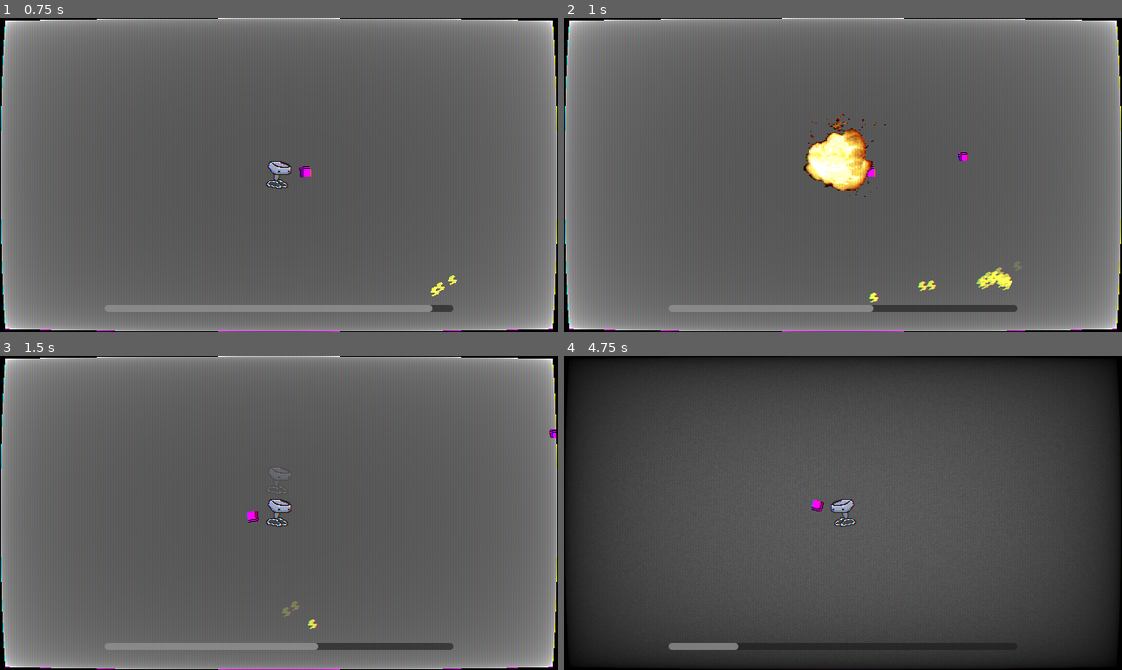
Above: before the commit, frames 1-4 (two rows, left to right).
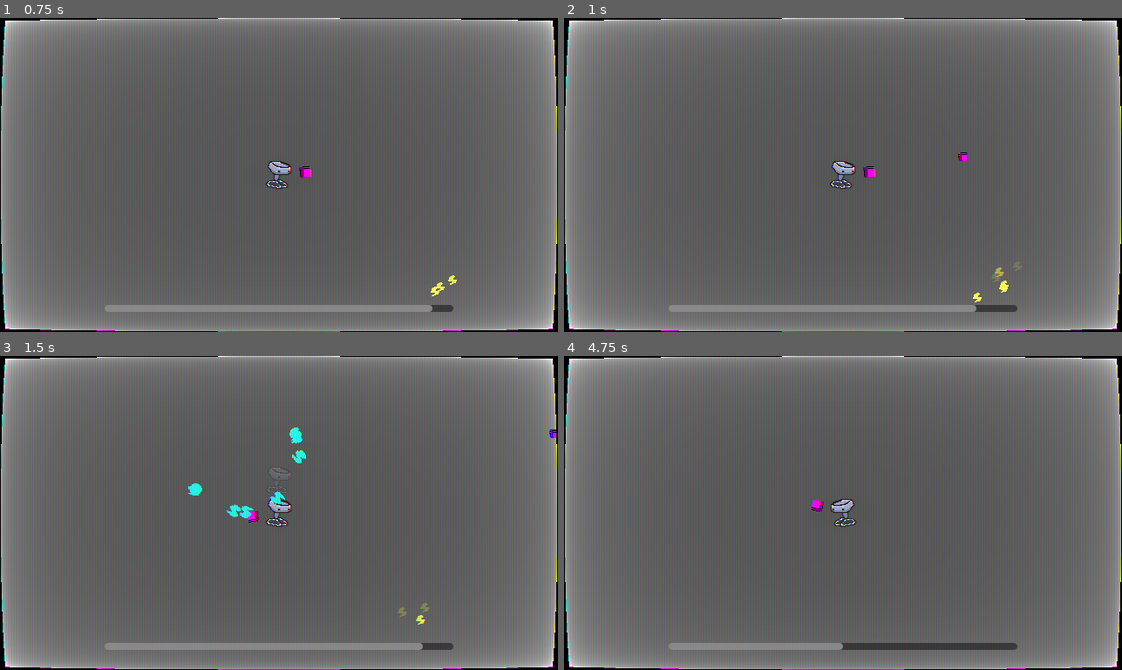
Above: after the commit, the same moments.

Repository: kinghos/GMTK-Game-Jam-2026
Game: Godot game, scene res://scenes/level/level.tscn
Two runs of this game, one before a commit and one after it. Both use one fixed random seed, a clock stepped at 60 frames per second and the inputs below.
Inputs (mouse positions are in pixels of both pictures, inside the frame that each line leads up to):
- Up to frame 1 (0.75 s): move the mouse to (401, 159) at 0.52 s; press the mouse at (401, 159) at 0.53 s; hold D (Right) from 0.53 s (still down)
- Up to frame 2 (1 s): keep holding D (Right)
- Up to frame 3 (1.5 s): move the mouse to (167, 528) at 1.27 s; release D (Right) at 1.28 s; release the mouse at (167, 528) at 1.28 s; hold S (Down) from 1.28 s (still down); tap Shift (Sprint) at 1.35 s
- Up to frame 4 (4.75 s): tap Enter at 2 s; move the mouse to (898, 443) at 2.02 s; release S (Down) at 2.03 s; press the mouse at (898, 443) at 2.03 s; hold D (Right) 2.03-2.78 s; move the mouse to (815, 575) at 2.77 s; release the mouse at (815, 575) at 2.78 s; hold W (Up) 2.78-3.53 s; tap Shift (Sprint) at 2.85, 4.35 s; tap Space at 3.5 s; move the mouse to (1010, 560) at 3.52 s; press the mouse at (1010, 560) at 3.53 s; hold A (Left) from 3.53 s (still down); move the mouse to (675, 465) at 4.27 s; release the mouse at (675, 465) at 4.28 s

Frame 1 is identical in both runs. In frame 2, 2.6% of the frame differs, in the area x 42-81%, y 30-94%; in frame 3, 1.1%; in frame 4, 53%, in the area x 0-100%, y 0-100%.

Commit message:
base enemy bounce damage

Diff:
--- a/scenes/enemies/base_enemy.gd
+++ b/scenes/enemies/base_enemy.gd
@@ -3,9 +3,9 @@
 
 @onready var animation_player: AnimationPlayer = $AnimationPlayer
 @onready var sprite_2d: AnimatedSprite2D = $Sprite2D
-const ENERGY_DROP = preload("uid://hsjp7wxc6x1v")
+const ENERGY_DROP = preload("res://scenes/misc/energy_drop.tscn")
 @onready var cpu_particles_2d: CPUParticles2D = $CPUParticles2D
-
+@onready var hitbox: Area2D = $Hitbox
 
 var enemy_type
 var dead = false
@@ -13,19 +13,35 @@
 @export var damage = 0
 @export var speed = 0
 
-func attack_player():
+var knockback_velocity = 0.0
+var attack_cooldown = 0.0
+var knockback_time = 0.0
+
+func move_towards_player():
 	if Globals.player:
 		velocity = global_position.direction_to(Globals.player.global_position) * speed
 		sprite_2d.flip_h = velocity.x > 0
-		move_and_slide()
+
+func _physics_process(delta: float) -> void:
+	if Globals.game_over or dead:
+		return
+
+	if attack_cooldown > 0:
+		attack_cooldown -= delta
+
+	if knockback_time > 0:
+		knockback_time -= delta
+		velocity = knockback_velocity
+	else:
+		move_towards_player()
+
+	move_and_slide()
 
 func _process(delta: float) -> void:
-	if not Globals.game_over and not dead:
-		attack_player()
 	if hp == 0 and not dead:
-		death()
+		die()
 
-func death():
+func die():
 		animation_player.play("death")
 		dead = true
 		await animation_player.animation_finished
@@ -35,6 +51,17 @@
 		await cpu_particles_2d.finished
 		queue_free()
 
-
 func take_damage(bullet_damage):
 	hp = move_toward(hp, 0, bullet_damage)
+
+
+func _on_hitbox_body_entered(body: Node2D) -> void:
+	if body != Globals.player:
+		return
+	if attack_cooldown > 0:
+		return
+
+	body.use_charge(damage)
+	attack_cooldown = 0.5
+	knockback_time = 0.2
+	knockback_velocity = body.global_position.direction_to(global_position) * 200
--- a/scenes/enemies/base_enemy.tscn
+++ b/scenes/enemies/base_enemy.tscn
@@ -124,3 +124,10 @@
 
 [node name="AnimationPlayer" type="AnimationPlayer" parent="." unique_id=1278964329]
 libraries/ = SubResource("AnimationLibrary_ylyo2")
+
+[node name="Hitbox" type="Area2D" parent="." unique_id=737481144]
+collision_layer = 2
+
+[node name="CollisionShape2D" type="CollisionShape2D" parent="Hitbox" unique_id=841296864]
+
+[connection signal="body_entered" from="Hitbox" to="." method="_on_hitbox_body_entered"]
--- a/scenes/enemies/fodder.tscn
+++ b/scenes/enemies/fodder.tscn
@@ -4,97 +4,56 @@
 [ext_resource type="Script" uid="uid://c8y8ny6agevnm" path="res://scenes/enemies/fodder.gd" id="2_cll0f"]
 [ext_resource type="Texture2D" uid="uid://b76lr6jve3whm" path="res://assets/sprites/lightbulb.png" id="3_fimud"]
 
-[sub_resource type="AtlasTexture" id="AtlasTexture_jraaw"]
+[sub_resource type="AtlasTexture" id="AtlasTexture_fimud"]
 atlas = ExtResource("3_fimud")
 region = Rect2(0, 0, 32, 32)
 
-[sub_resource type="AtlasTexture" id="AtlasTexture_56uar"]
+[sub_resource type="AtlasTexture" id="AtlasTexture_jraaw"]
 atlas = ExtResource("3_fimud")
 region = Rect2(32, 0, 32, 32)
 
-[sub_resource type="AtlasTexture" id="AtlasTexture_4fww3"]
+[sub_resource type="AtlasTexture" id="AtlasTexture_56uar"]
 atlas = ExtResource("3_fimud")
 region = Rect2(64, 0, 32, 32)
 
-[sub_resource type="AtlasTexture" id="AtlasTexture_7hpp2"]
+[sub_resource type="AtlasTexture" id="AtlasTexture_4fww3"]
 atlas = ExtResource("3_fimud")
 region = Rect2(96, 0, 32, 32)
 
-[sub_resource type="AtlasTexture" id="AtlasTexture_sxnhe"]
+[sub_resource type="AtlasTexture" id="AtlasTexture_7hpp2"]
 atlas = ExtResource("3_fimud")
 region = Rect2(128, 0, 32, 32)
 
-[sub_resource type="AtlasTexture" id="AtlasTexture_iugps"]
+[sub_resource type="AtlasTexture" id="AtlasTexture_sxnhe"]
 atlas = ExtResource("3_fimud")
 region = Rect2(160, 0, 32, 32)
 
-[sub_resource type="AtlasTexture" id="AtlasTexture_dpbp0"]
+[sub_resource type="AtlasTexture" id="AtlasTexture_iugps"]
 atlas = ExtResource("3_fimud")
 region = Rect2(192, 0, 32, 32)
 
-[sub_resource type="AtlasTexture" id="AtlasTexture_c75dc"]
+[sub_resource type="AtlasTexture" id="AtlasTexture_dpbp0"]
 atlas = ExtResource("3_fimud")
 region = Rect2(224, 0, 32, 32)
 
-[sub_resource type="AtlasTexture" id="AtlasTexture_ujro3"]
+[sub_resource type="AtlasTexture" id="AtlasTexture_c75dc"]
 atlas = ExtResource("3_fimud")
 region = Rect2(256, 0, 32, 32)
 
-[sub_resource type="AtlasTexture" id="AtlasTexture_ay7wb"]
+[sub_resource type="AtlasTexture" id="AtlasTexture_ujro3"]
 atlas = ExtResource("3_fimud")
 region = Rect2(288, 0, 32, 32)
 
-[sub_resource type="AtlasTexture" id="AtlasTexture_00kcx"]
-atlas = ExtResource("3_fimud")
-region = Rect2(320, 0, 32, 32)
-
-[sub_resource type="AtlasTexture" id="AtlasTexture_bufv7"]
-atlas = ExtResource("3_fimud")
-region = Rect2(0, 0, 32, 32)
-
-[sub_resource type="AtlasTexture" id="AtlasTexture_3we6s"]
-atlas = ExtResource("3_fimud")
-region = Rect2(32, 0, 32, 32)
-
-[sub_resource type="AtlasTexture" id="AtlasTexture_2m0in"]
-atlas = ExtResource("3_fimud")
-region = Rect2(64, 0, 32, 32)
-
-[sub_resource type="AtlasTexture" id="AtlasTexture_e1q08"]
-atlas = ExtResource("3_fimud")
-region = Rect2(96, 0, 32, 32)
-
-[sub_resource type="AtlasTexture" id="AtlasTexture_8dbjp"]
-atlas = ExtResource("3_fimud")
-region = Rect2(128, 0, 32, 32)
-
-[sub_resource type="AtlasTexture" id="AtlasTexture_lt27w"]
-atlas = ExtResource("3_fimud")
-region = Rect2(160, 0, 32, 32)
-
-[sub_resource type="AtlasTexture" id="AtlasTexture_5terp"]
-atlas = ExtResource("3_fimud")
-region = Rect2(192, 0, 32, 32)
-
-[sub_resource type="AtlasTexture" id="AtlasTexture_dmf7i"]
-atlas = ExtResource("3_fimud")
-region = Rect2(224, 0, 32, 32)
-
-[sub_resource type="AtlasTexture" id="AtlasTexture_c8lp5"]
-atlas = ExtResource("3_fimud")
-region = Rect2(256, 0, 32, 32)
-
-[sub_resource type="AtlasTexture" id="AtlasTexture_pahg8"]
-atlas = ExtResource("3_fimud")
-region = Rect2(288, 0, 32, 32)
-
-[sub_resource type="AtlasTexture" id="AtlasTexture_petua"]
+[sub_resource type="AtlasTexture" id="AtlasTexture_ay7wb"]
 atlas = ExtResource("3_fimud")
 region = Rect2(320, 0, 32, 32)
 
 [sub_resource type="SpriteFrames" id="SpriteFrames_qf3h2"]
 animations = [{
 "frames": [{
+"duration": 1.0,
+"texture": SubResource("AtlasTexture_fimud")
+}, {
 "duration": 1.0,
 "texture": SubResource("AtlasTexture_jraaw")
 }, {
@@ -124,47 +83,14 @@
 }, {
 "duration": 1.0,
 "texture": SubResource("AtlasTexture_ay7wb")
-}, {
-"duration": 1.0,
-"texture": SubResource("AtlasTexture_00kcx")
-}, {
-"duration": 1.0,
-"texture": SubResource("AtlasTexture_bufv7")
-}, {
-"duration": 1.0,
-"texture": SubResource("AtlasTexture_3we6s")
-}, {
-"duration": 1.0,
-"texture": SubResource("AtlasTexture_2m0in")
-}, {
-"duration": 1.0,
-"texture": SubResource("AtlasTexture_e1q08")
-}, {
-"duration": 1.0,
-"texture": SubResource("AtlasTexture_8dbjp")
-}, {
-"duration": 1.0,
-"texture": SubResource("AtlasTexture_lt27w")
-}, {
-"duration": 1.0,
-"texture": SubResource("AtlasTexture_5terp")
-}, {
-"duration": 1.0,
-"texture": SubResource("AtlasTexture_dmf7i")
-}, {
-"duration": 1.0,
-"texture": SubResource("AtlasTexture_c8lp5")
-}, {
-"duration": 1.0,
-"texture": SubResource("AtlasTexture_pahg8")
-}, {
-"duration": 1.0,
-"texture": SubResource("AtlasTexture_petua")
 }],
 "loop": 1,
 "name": &"run",
 "speed": 12.0
 }]
+
+[sub_resource type="CircleShape2D" id="CircleShape2D_fimud"]
+radius = 21.095022
 
 [node name="BaseEnemy" unique_id=1193687902 instance=ExtResource("1_2nr0v")]
 script = ExtResource("2_cll0f")
@@ -177,3 +103,6 @@
 animation = &"run"
 autoplay = "run"
 frame_progress = 0.38826203
+
+[node name="CollisionShape2D" parent="Hitbox" parent_id_path=PackedInt32Array(737481144) index="0" unique_id=841296864]
+shape = SubResource("CircleShape2D_fimud")
--- a/scenes/enemies/lightbomb.gd
+++ b/scenes/enemies/lightbomb.gd
@@ -5,10 +5,8 @@
 func _ready() -> void:
 	enemy_type = "lightbomb"
 
-
-
-func _on_explosion_area_body_entered(body: Node2D) -> void:
-	if body is Player:
+func _on_hitbox_body_entered(body: Node2D) -> void:
+	if body is Player and not dead:
 		explosion_sprite.show()
 		explosion_sprite.play("kaboom")
 		asp.play()
--- a/scenes/enemies/lightbomb.tscn
+++ b/scenes/enemies/lightbomb.tscn
@@ -91,9 +91,6 @@
 "speed": 12.0
 }]
 
-[sub_resource type="CircleShape2D" id="CircleShape2D_k5ghg"]
-radius = 29.15476
-
 [sub_resource type="AtlasTexture" id="AtlasTexture_faxbh"]
 atlas = ExtResource("4_kbc8m")
 region = Rect2(0, 0, 96, 96)
@@ -214,6 +211,9 @@
 "speed": 24.0
 }]
 
+[sub_resource type="CircleShape2D" id="CircleShape2D_rpfdf"]
+radius = 29.15476
+
 [node name="Lightbomb" unique_id=1193687902 instance=ExtResource("1_n8o0g")]
 script = ExtResource("2_c2wah")
 hp = 10
@@ -226,20 +226,15 @@
 autoplay = "run"
 frame_progress = 0.76641977
 
-[node name="ExplosionArea" type="Area2D" parent="." index="4" unique_id=105444748]
-collision_layer = 64
-
-[node name="CollisionShape2D" type="CollisionShape2D" parent="ExplosionArea" index="0" unique_id=1569346037]
-shape = SubResource("CircleShape2D_k5ghg")
-
-[node name="ExplosionSprite" type="AnimatedSprite2D" parent="." index="5" unique_id=875309463]
+[node name="ExplosionSprite" type="AnimatedSprite2D" parent="." index="4" unique_id=875309463]
 visible = false
 sprite_frames = SubResource("SpriteFrames_k5ghg")
 animation = &"kaboom"
 autoplay = "kaboom"
 
-[node name="AudioStreamPlayer" type="AudioStreamPlayer" parent="." index="6" unique_id=473423202]
+[node name="AudioStreamPlayer" type="AudioStreamPlayer" parent="." index="5" unique_id=473423202]
 stream = ExtResource("5_rpfdf")
 volume_db = -1.93
 
-[connection signal="body_entered" from="ExplosionArea" to="." method="_on_explosion_area_body_entered"]
+[node name="CollisionShape2D" parent="Hitbox" parent_id_path=PackedInt32Array(737481144) index="0" unique_id=841296864]
+shape = SubResource("CircleShape2D_rpfdf")
--- a/scenes/player/expended_charge.gd
+++ b/scenes/player/expended_charge.gd
@@ -6,7 +6,6 @@
 var velocity = Vector2.ZERO
 
 static func create(spawn_position) -> Charge:
-	print(spawn_position)
 	var charge_scene: PackedScene = load("res://scenes/player/expended_charge.tscn")
 	var new_charge: Charge = charge_scene.instantiate()
 
